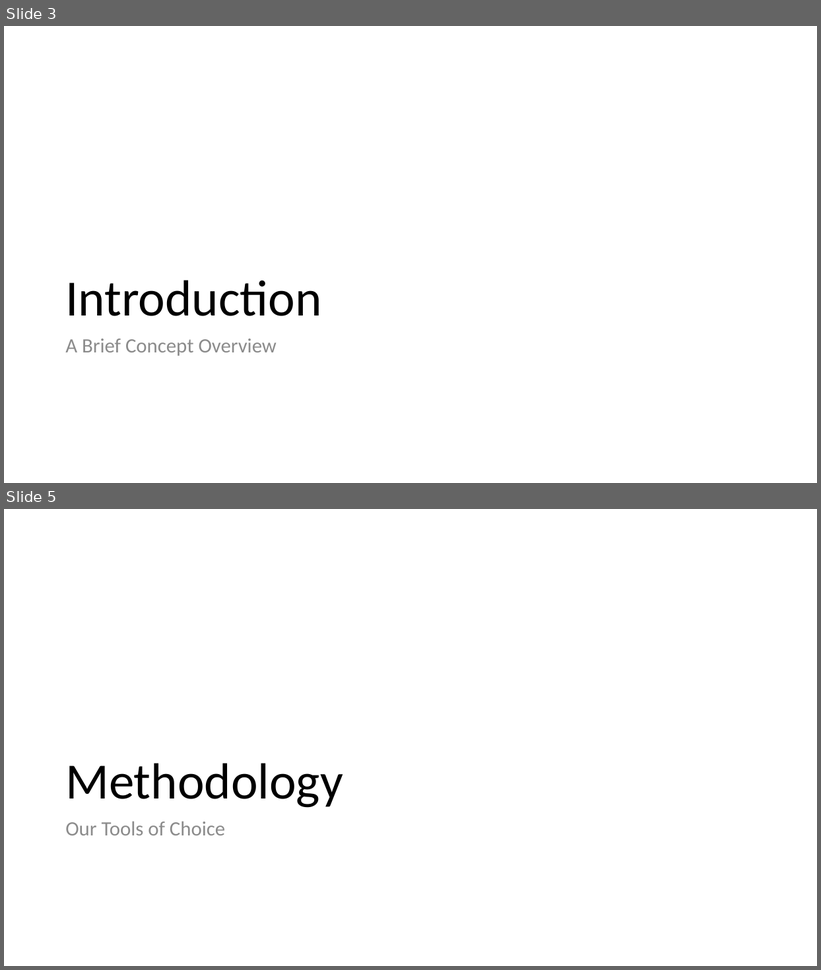
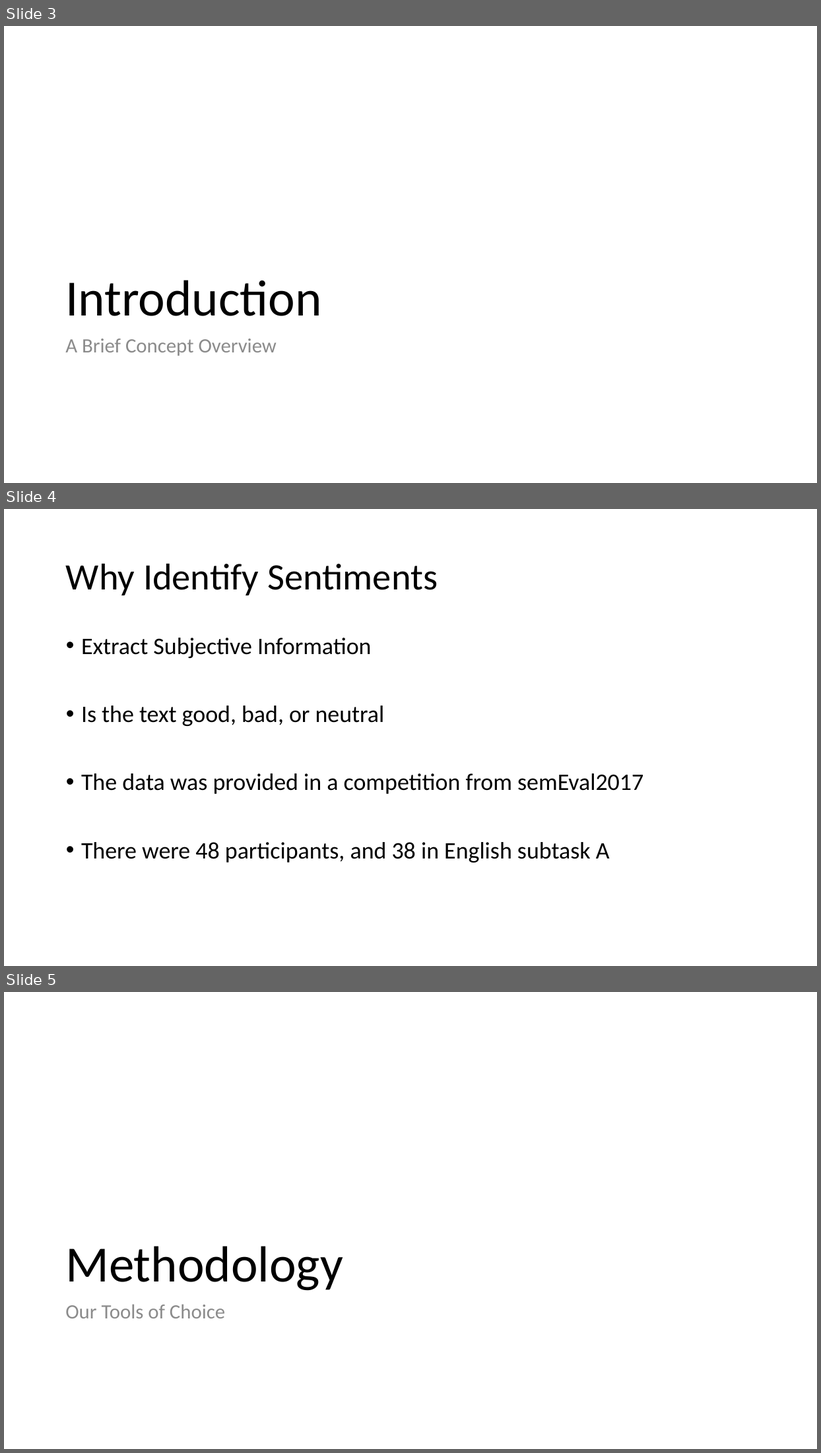
Before and after one commit to uabinf/nlp-group-project-2018-stephen-and-ramiz, a slide deck: presentation/Sentiment Analysis Using a Deep Neural Network.pptx. Shown one above the other, each under a label of ours: slides 3 and 5 before the commit, slides 3, 4 and 5 after it; the slides between them are not shown. The pictures are 821x970 and 821x1453 pixels, drawn with LibreOffice and Linux fonts; fonts in the diff are those of the drawing. Boxes give left, top, right and bottom in pixels: in the first picture for what was removed or moved away, otherwise in the second. Text is boxed around its words. In the diff, an @@ line names an element or a change of style, - is before the commit and + after.

```diff
--- a/presentation/Sentiment Analysis Using a Deep Neural Network.pptx
+++ b/presentation/Sentiment Analysis Using a Deep Neural Network.pptx
@@ slide 4 added at box(4, 509, 817, 966), background #FFFFFF @@
@@ title added at box(66, 563, 438, 595), 44 pt, text #000000 @@
+Why Identify Sentiments
@@ text added at box(81, 638, 644, 863), 28 pt, text #000000 @@
+• Extract Subjective Information
+• Is the text good, bad, or neutral
+• The data was provided in a competition from semEval2017
+• There were 48 participants, and 38 in English subtask A
```
Also in this commit, not shown: 1 slide changed, 4 other slides added, 3 slides removed.
